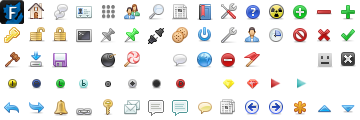
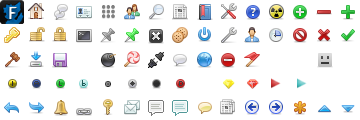
Revision of a layered w=360, h=120 image; what changed, layer by layer:
painted on "combined.png" over [148,28,356,68]
